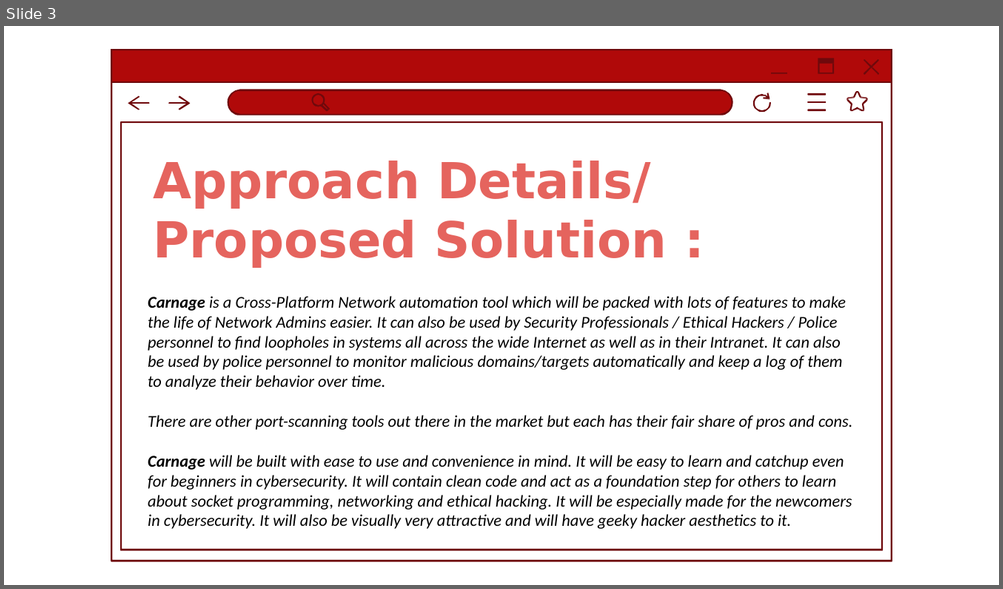
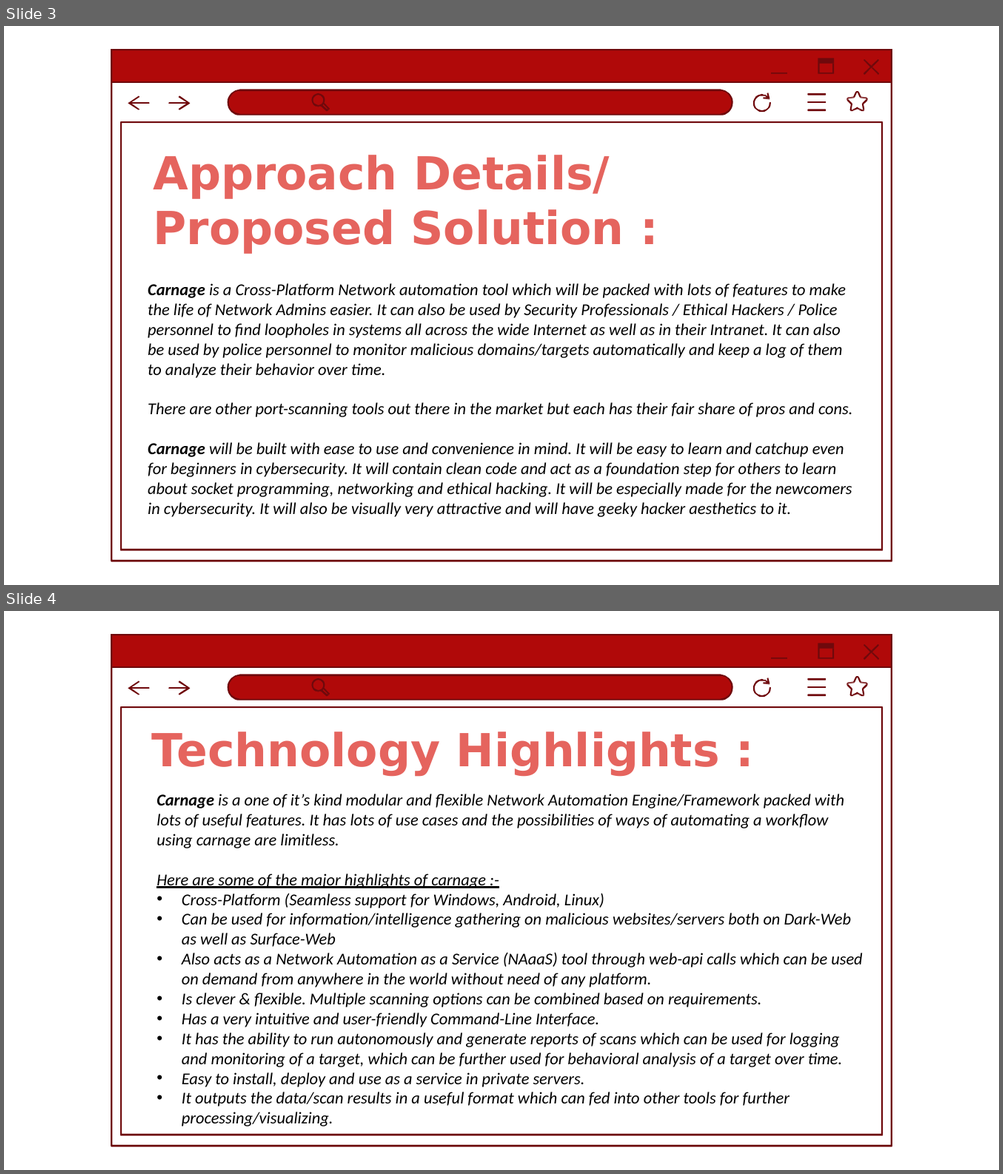
Before and after one commit to 7Ragnarok7/Carnage, a slide deck: Carnage.pptx. Shown one above the other, each under a label of ours: slide 3 before the commit, slides 3 and 4 after it. The pictures are 1003x589 and 1003x1174 pixels, drawn with LibreOffice and Linux fonts; fonts in the diff are those of the drawing; background and template pictures are left out. Boxes give left, top, right and bottom in pixels: in the first picture for what was removed or moved away, otherwise in the second. Text is boxed around its words. In the diff, an @@ line names an element or a change of style, - is before the commit and + after.

Commit message:
Update PPT details

```diff
--- a/Carnage.pptx
+++ b/Carnage.pptx
@@ slide 4 added at bbox=[4, 611, 999, 1170], background picture (left out); not listed: 3 template elements that a slide beside it also shows @@
@@ text added at bbox=[924, 611, 991, 1160], 100 pt, text #FFFFFF @@
+HACKODISHA
@@ title added at bbox=[152, 732, 720, 777], 66 pt, text #E5645E, bold @@
+Technology Highlights :
@@ text added at bbox=[156, 794, 862, 1127], 24 pt, text #000000, italic @@
+Carnage is a one of it’s kind modular and flexible Network Automation Engine/Framework packed with lots of useful features. It has lots of use cases and the possibilities of ways of automating a workflow using carnage are limitless.
+Here are some of the major highlights of carnage :-
+• Cross-Platform (Seamless support for Windows, Android, Linux)
+• Can be used for information/intelligence gathering on malicious websites/servers both on Dark-Web as well as Surface-Web
+• Also acts as a Network Automation as a Service (NAaaS) tool through web-api calls which can be used on demand from anywhere in the world without need of any platform.
+• Is clever & flexible. Multiple scanning options can be combined based on requirements.
+• Has a very intuitive and user-friendly Command-Line Interface.
+• It has the ability to run autonomously and generate reports of scans which can be used for logging and monitoring of a target, which can be further used for behavioral analysis of a target over time.
+• Easy to install, deploy and use as a service in private servers.
+• It outputs the data/scan results in a useful format which can fed into other tools for further processing/visualizing.
@@ slide 3 changed as well @@
@@ title "Approach Details/ Proposed Solution :" at bbox=[153, 155, 624, 254]: size 72 to 66 pt @@
@@ text "Carnage is a Cross-Platform Network ...": place and size @@
-text "Carnage is a Cross-Platform Network ..." at bbox=[148, 296, 852, 529]
+text "Carnage is a Cross-Platform Network ..." at bbox=[148, 284, 852, 517]
```
Also in this commit, not shown: 6 other slides changed, 1 other slide added, 1 slide removed.
